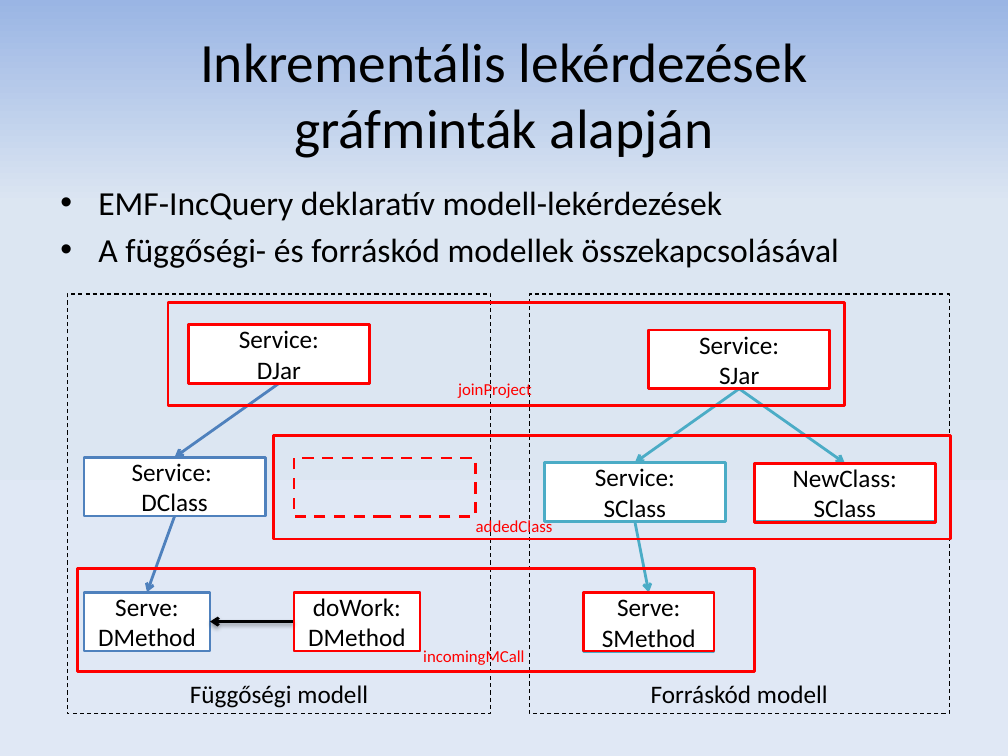
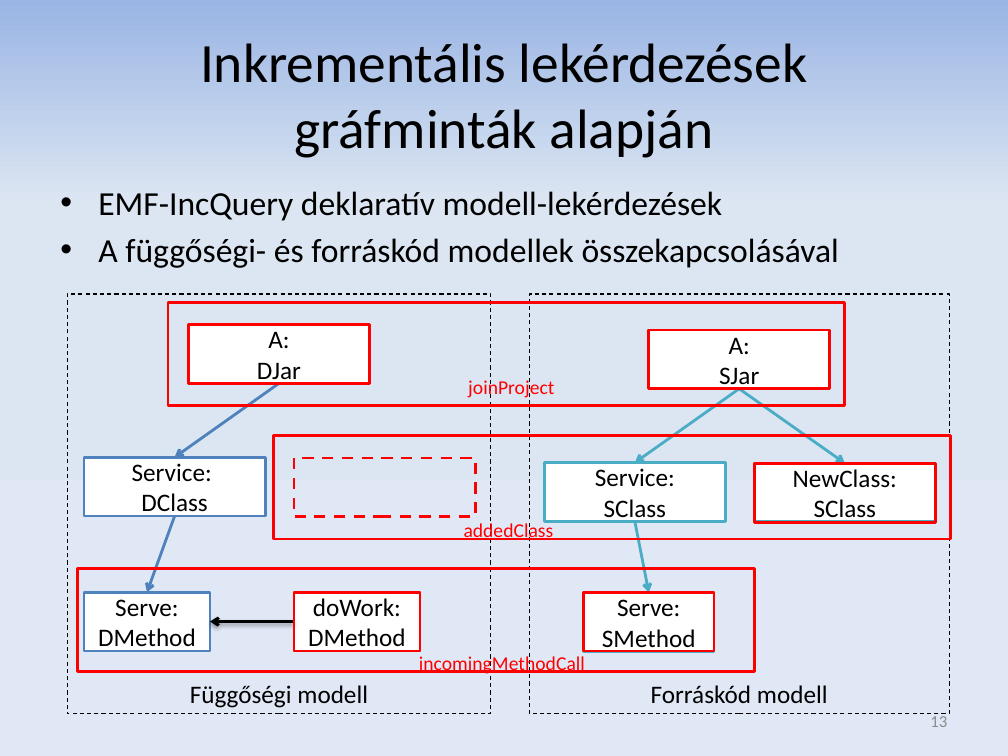
Before and after one commit to donat/incquery-deps, a slide deck: slide 13 of incquery-deps-documentation/presentation/tdk_pres_hu_v2.pptx. Drawn at 1008x756 pixels with LibreOffice and Linux fonts; fonts in the diff are those of the drawing. Boxes give left, top, right and bottom in pixels: in the first picture for what was removed or moved away, otherwise in the second. Text is boxed around its words. In the diff, an @@ line names an element or a change of style, - is before the commit and + after.

```diff
--- a/incquery-deps-documentation/presentation/tdk_pres_hu_v2.pptx
+++ b/incquery-deps-documentation/presentation/tdk_pres_hu_v2.pptx
@@ text in rectangle at (268,331,289,348): text changed @@
-Service:
+A:
@@ text in rectangle at (729,337,750,354): text changed @@
-Service:
+A:
@@ text "joinProject": place and size @@
-text "joinProject" at (458,381,532,398)
+text "joinProject" at (468,378,554,398)
@@ text "joinProject" at (468,378,554,398): size 12 to 14 pt @@
@@ text "addedClass" at (464,521,554,543): size 12 to 14 pt @@
@@ text "addedClass": place and size @@
-text "addedClass" at (476,519,553,536)
+text "addedClass" at (464,521,554,543)
@@ text at (419,653,585,675): text changed; size 12 to 14 pt @@
-incomingMCall
+incomingMethodCall
@@ page number added at (930,716,947,727), 12 pt, text #8C8C8C @@
+13
```
Also in this commit, not shown: 20 other slides changed.
